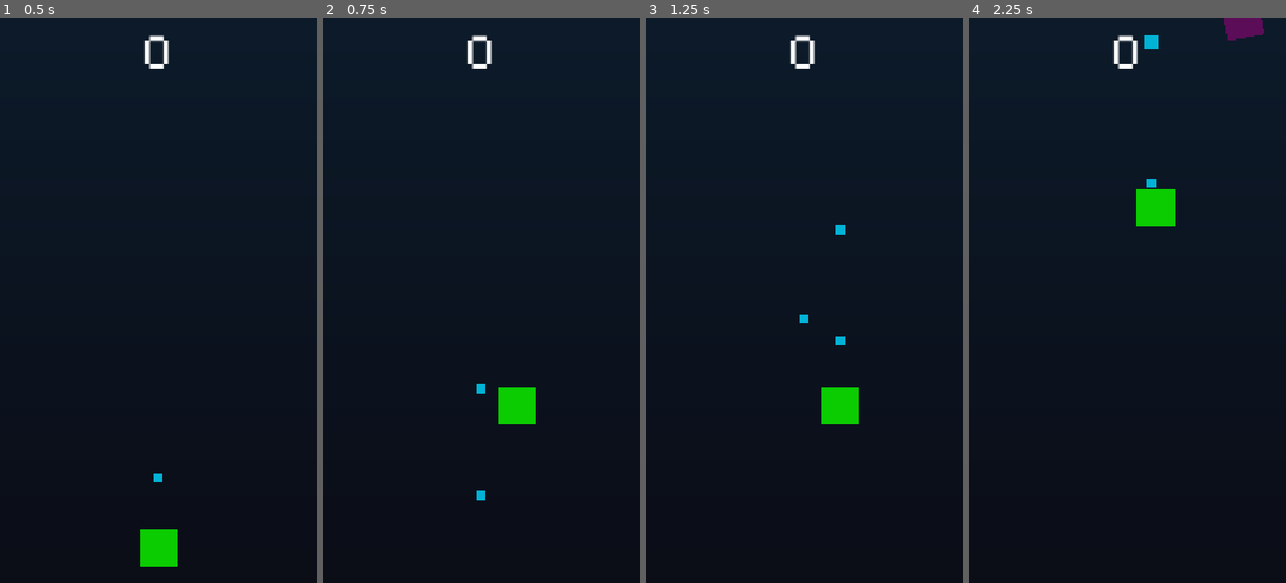
Above: before the commit, frames 1-4 (left to right).
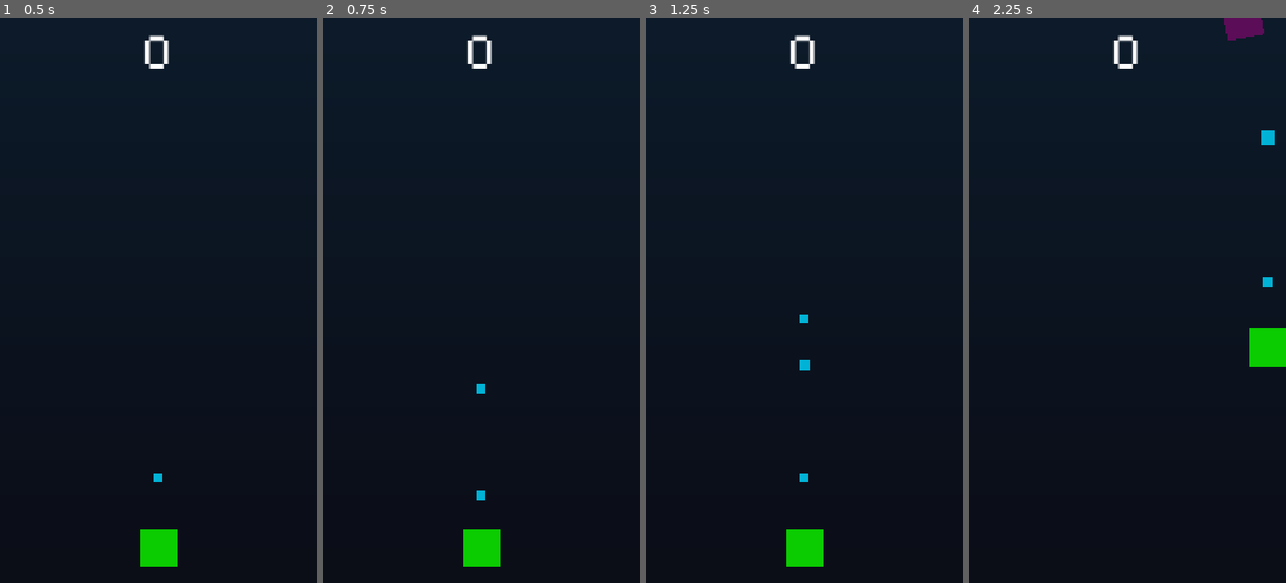
Above: after the commit, the same moments.

Repository: KRYPTO-CS/SpaceShooter
Game: Godot game, scene res://scenes/main.tscn
The game is run twice, just before and just after one commit, with the same random seed, the same clock (stepped at 60 frames per second) and the same inputs.
Inputs (mouse positions are in pixels of both pictures, inside the frame that each line leads up to):
- Up to frame 1 (0.5 s): no input
- Up to frame 2 (0.75 s): tap Enter at 0.5 s; move the mouse to (551, 272) at 0.52 s; click (551, 272) at 0.67 s
- Up to frame 3 (1.25 s): no input
- Up to frame 4 (2.25 s): drag from (1064, 328) to (1162, 227) at 1.27 s; move the mouse to (1159, 176) at 2.02 s; click (1159, 176) at 2.17 s

Frame 1 is identical in both runs. In frame 2, 1.5% of the frame differs, in the area x 44-68%, y 65-98%; in frame 3, 1.7%; in frame 4, 1.9%, in the area x 52-100%, y 3-62%.

Commit message:
virtual joystick control scheme

Diff:
--- a/SpaceShooter/scenes/player.gd
+++ b/SpaceShooter/scenes/player.gd
@@ -6,75 +6,78 @@
 @export var y_limit := 450.0
 @export var shoot_interval := 0.3  # seconds between shots
 
-# Charging system
+# charging
 @export var base_damage := 1.0
-@export var max_charge_time := 1.25  # seconds to reach full charge
+@export var max_charge_time := 1.25
 @export var max_bullet_scale := 2.5
 
-var target_position: Vector2
-var finger_active := false
-var shoot_timer := 0.0
-var moving := false
-var was_finger_active := false
-
-# Charge variables
+# charge variables
 var is_charging := false
 var charge_time := 0.0
 var current_damage := 1.0
 
+# touch
+var finger_active := false
+var shoot_timer := 0.0
+var active_finger_index := -1
+var last_finger_pos := Vector2.ZERO
+
 func _ready():
 	bullet_scene = preload("res://scenes/bullet.tscn")
-	target_position = position
 
 func _process(delta):
-	if finger_active:
-		# move toward finger position if dragging
-		if position.distance_to(target_position) > 5.0:
-			position = position.lerp(target_position, delta * 10)
-
-		# clamp player position
-		position.x = clamp(position.x, -x_limit, x_limit)
-		position.y = clamp(position.y, -y_limit, y_limit)
-
-		# charge while finger is touching
+	# auto-fire when idle
+	if not finger_active:
+		shoot_timer += delta
+		if shoot_timer >= shoot_interval:
+			_shoot_normal_bullet()
+			shoot_timer = 0.0
+	else:
+		# charge if touching
 		is_charging = true
 		charge_time = clamp(charge_time + delta, 0, max_charge_time)
 		current_damage = lerp(base_damage, base_damage * 3, charge_time / max_charge_time)
+		shoot_timer = 0.0  # reset auto-fire while charging
 
-	else:
-		if was_finger_active:
-			shoot()
-			charge_time = 0.0
-			current_damage = base_damage
-			shoot_timer = 0.0
-			is_charging = false
-		else:
-			# auto-fire when idle
-			shoot_timer += delta
-			if shoot_timer >= shoot_interval:
-				shoot()
-				shoot_timer = 0.0
-
-	was_finger_active = finger_active
+	# clamp player position to camera bounds
+	position.x = clamp(position.x, -x_limit, x_limit)
+	position.y = clamp(position.y, -y_limit, y_limit)
 
 func _input(event):
 	if event is InputEventScreenTouch:
-		if event.pressed:
+		if event.pressed and active_finger_index == -1:
+			active_finger_index = event.index
 			finger_active = true
-			target_position = get_global_mouse_position()
-		else:
+			last_finger_pos = event.position
+		elif not event.pressed and event.index == active_finger_index:
 			finger_active = false
-	elif event is InputEventScreenDrag and finger_active:
-		target_position = get_global_mouse_position()
+			active_finger_index = -1
+			if charge_time > 0:
+				_shoot_charged_bullet()
+				charge_time = 0.0
+				current_damage = base_damage
+				is_charging = false
+	elif event is InputEventScreenDrag and event.index == active_finger_index:
+		# move player relative to finger drag
+		var delta_pos = event.position - last_finger_pos
+		position += delta_pos
+		last_finger_pos = event.position
 
-func shoot():
+func _shoot_normal_bullet():
+	if bullet_scene == null:
+		return
 	var bullet = bullet_scene.instantiate()
 	bullet.position = position
+	bullet.damage = base_damage
+	get_parent().add_child(bullet)
 
-	# scale and damage based on charge
+func _shoot_charged_bullet():
+	if bullet_scene == null:
+		return
+	var bullet = bullet_scene.instantiate()
+	bullet.position = position
 	var charge_ratio = charge_time / max_charge_time
 	bullet.scale = Vector2.ONE * lerp(1.0, max_bullet_scale, charge_ratio)
 	bullet.damage = current_damage
-	bullet.speed *= charge_time / 2 + 1
-
+	bullet.speed *= (1.0 + charge_ratio / 1.5)
 	get_parent().add_child(bullet)
Not shown, changed: docs/index.html
Not shown, changed: docs/index.pck
